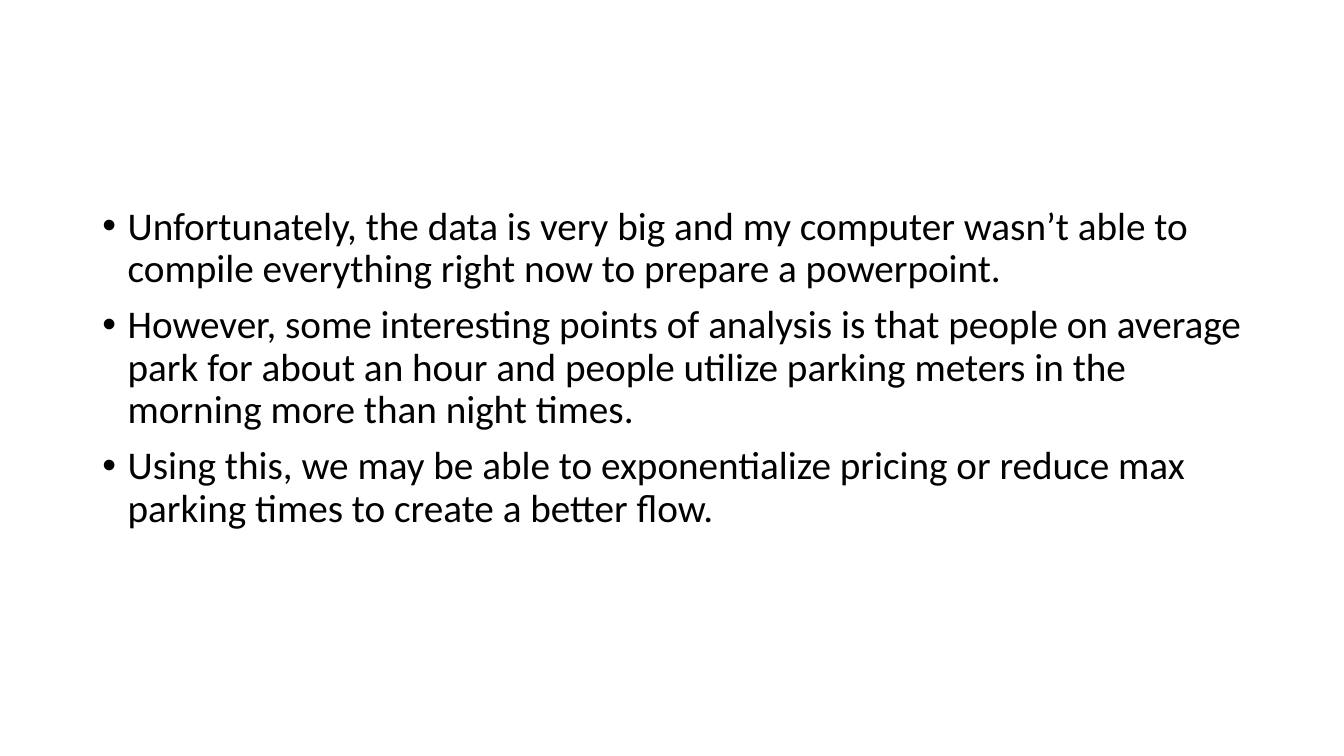
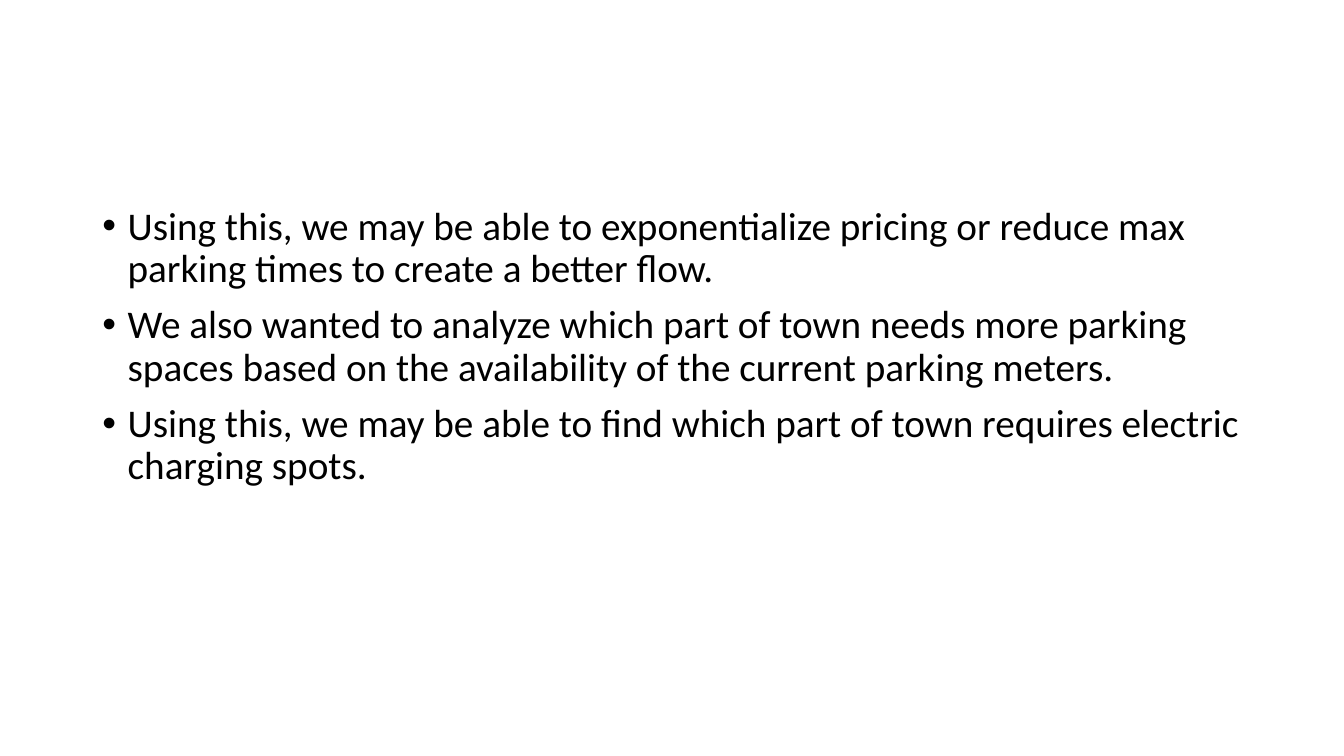
Before and after one commit to BigDataForSanDiego/2019-Team-101, a slide deck: slide 8 of Team World Wide.pptx. Drawn at 1344x756 pixels with LibreOffice and Linux fonts; fonts in the diff are those of the drawing. Boxes give left, top, right and bottom in pixels: in the first picture for what was removed or moved away, otherwise in the second. Text is boxed around its words. In the diff, an @@ line names an element or a change of style, - is before the commit and + after.

```diff
--- a/Team World Wide.pptx
+++ b/Team World Wide.pptx
@@ text at bbox=[128, 212, 1241, 430]: paragraphs removed @@
-• Unfortunately, the data is very big and my computer wasn’t able to compile everything right now to prepare a powerpoint.
-• However, some interesting points of analysis is that people on average park for about an hour and people utilize parking meters in the morning more than night times.
@@ text at bbox=[128, 310, 1239, 486]: paragraphs added @@
+• We also wanted to analyze which part of town needs more parking spaces based on the availability of the current parking meters.
+• Using this, we may be able to find which part of town requires electric charging spots.
```
